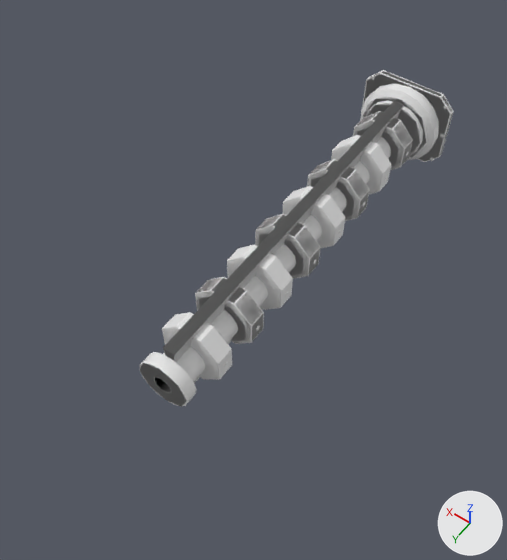
Renders of the glTF model data/models/buildings/turrets/modular/gauss.glb from each side of a commit.
The view is the same before and after, from a 50 mm lens placed at (-12.4, 33.4, 27.7), pointed at (0.7, 15.1, -1.1). The axes (+X, +Y, +Z) are drawn at lower right. The lights are the same throughout. The older version comes first. Materials are left out; every surface is plain grey. Where no turn or scale is listed for an object, it has been applied to the vertices. Vertices at exactly the same position are counted once.

In view in the first picture: 'collar', 'collar.001', 'geometry', 'geometry.001'.
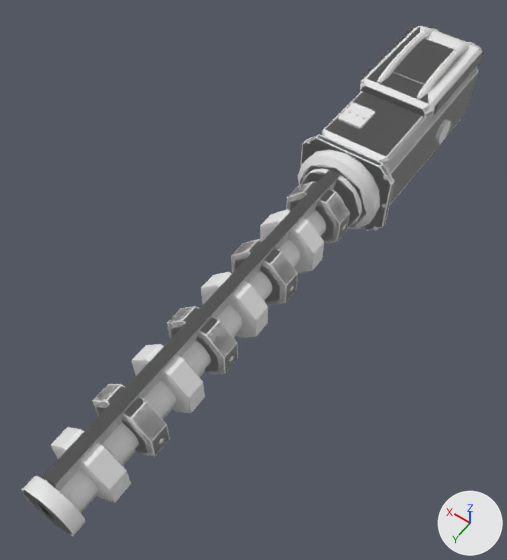
What differs and where, as boxes (x1, y1, x2, y2) in the pictures (507 x 560 px):
'geometry', moved
    before: (139, 100, 412, 407)
    after: (22, 169, 349, 536)
'receiver.001', added
    after: (322, 26, 482, 206)
'receiver', added
    after: (322, 27, 484, 200)
'geometry.001', moved
    before: (140, 111, 413, 407)
    after: (24, 181, 350, 535)
'mantlet', added
    after: (298, 137, 394, 231)
'collar', reshaped
    before: (361, 72, 453, 161)
    after: (437, 120, 451, 144)
'mantlet.001', added
    after: (300, 134, 395, 231)
'collar.001', reshaped
    before: (360, 70, 454, 162)
    after: (435, 119, 448, 143)
part 1 of me_mantlet_flange_018, added
    after: (437, 120, 451, 144)
part 2 of me_mantlet_flange_018, deleted
    before: (361, 83, 439, 160)
part 3 of me_mantlet_flange_018, deleted
    before: (361, 72, 453, 161)
part 5 of me_mantlet_flange_019, added
    after: (435, 119, 448, 143)
part 6 of me_mantlet_flange_019, deleted
    before: (363, 99, 426, 157)
part 7 of me_mantlet_flange_019, deleted
    before: (360, 70, 454, 162)

The change in detail:
me_mantlet_flange_018 is used by ob_collar; location (0.0, 0.0, 0.0).
me_mantlet_flange_018 had 232 vertices, 432 faces and spanned x -2.81..2.81, y 0.0..1.75, z -2.47..2.47.
me_mantlet_flange_018 now has 48 vertices, 88 faces and spans x -2.64..2.64, y -0.73..0.73, z -0.73..0.73.
me_mantlet_flange_018 part 1: a new loose piece, a 12-sided cylinder along x spanning x -2.64..-2.52, y -0.73..0.73, z -0.73..0.73.
me_mantlet_flange_018 part 2: the loose piece of 112 vertices spanning x -2.47..2.47, y 0.3..1.75, z -2.47..2.47 is deleted.
me_mantlet_flange_018 part 3: the loose piece of 48 vertices spanning x -2.81..2.81, y 0.0..0.35, z -2.47..2.47 is deleted.
Other edits to the shape of me_mantlet_flange_018 do not show in these pictures.
me_gauss_barrel_004 is used by ob_geometry; location (0.0, 0.0, 0.0).
me_gauss_barrel_004 had 880 vertices, 1652 faces and spanned x -1.7..1.7, y 0.0..23.0, z -1.9..1.9.
me_gauss_barrel_004 now has 880 vertices, 1652 faces and spans x -1.7..1.7, y 7.1..30.1, z -1.9..1.9.
me_gauss_barrel_004 part 4: the whole mesh is moved by (0.0, 7.1, 0.0).
me_mantlet_flange_019 is used by ob_collar_001; location (0.0, 0.0, 0.0).
me_mantlet_flange_019 had 72 vertices, 136 faces and spanned x -2.81..2.81, y 0.0..1.75, z -2.47..2.47.
me_mantlet_flange_019 now has 24 vertices, 40 faces and spans x -2.47..2.47, y -0.73..0.73, z -0.63..0.63.
me_mantlet_flange_019 part 5: a new loose piece, a 6-sided cylinder along x spanning x -2.47..-2.36, y -0.73..0.73, z -0.63..0.63.
me_mantlet_flange_019 part 6: the loose piece of 56 vertices spanning x -2.47..2.47, y 0.3..1.75, z -2.47..2.47 is deleted.
me_mantlet_flange_019 part 7: the loose piece of 16 vertices spanning x -2.81..2.81, y 0.0..0.35, z -2.47..2.47 is deleted.
Other edits to the shape of me_mantlet_flange_019 do not show in these pictures.
me_gauss_barrel_005 is used by ob_geometry_001; location (0.0, 0.0, 0.0).
me_gauss_barrel_005 had 224 vertices, 420 faces and spanned x -1.7..1.7, y 0.0..23.0, z -1.9..1.9.
me_gauss_barrel_005 now has 224 vertices, 420 faces and spans x -1.7..1.7, y 7.1..30.1, z -1.9..1.9.
me_gauss_barrel_005 part 8: the whole mesh is moved by (0.0, 7.1, 0.0).
Mesh me_capacitor_housing_009 is new.
It has 264 vertices, 452 faces and spans x -2.38..2.38, y -6.35..7.05, z -2.14..3.68.
Mesh me_mantlet_flange_019_1 is new.
It has 72 vertices, 136 faces and spans x -2.8..2.8, y 7.1..8.85, z -2.47..2.47.
Mesh me_capacitor_housing_008 is new.
It has 770 vertices, 1424 faces and spans x -2.38..2.54, y -6.24..7.52, z -2.14..3.65.
Mesh me_mantlet_flange_018_1 is new.
It has 232 vertices, 432 faces and spans x -2.8..2.8, y 7.1..8.85, z -2.47..2.47.
Object 'receiver.001' (ob_receiver_001) is new; it shows me_capacitor_housing_009.
Its location is (0.0, 0.0, 0.0).
Object 'mantlet.001' (ob_mantlet_001) is new; it shows me_mantlet_flange_019_1.
Its location is (0.0, 0.0, 0.0).
Object 'receiver' (ob_receiver) is new; it shows me_capacitor_housing_008.
Its location is (0.0, 0.0, 0.0).
Object 'mantlet' (ob_mantlet) is new; it shows me_mantlet_flange_018_1.
Its location is (0.0, 0.0, 0.0).
